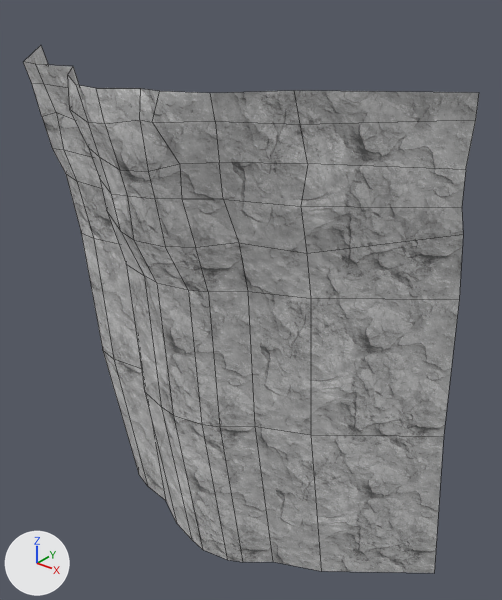
Two versions of the FBX model Assets/Art/Models/Cliff-Rocks/Cliff_Big.fbx, one commit apart.
Rendered twice from a 50 mm lens placed at (646.0, -569.0, 252.0), pointed at (13.0, 222.0, -238.0). The lights are fixed; the arrows at lower left show +X, +Y and +Z. Mesh edges are drawn as thin lines. Where no turn or scale is listed for an object, it has been applied to the vertices.

In view in the first picture: 'Cliff_Big'.
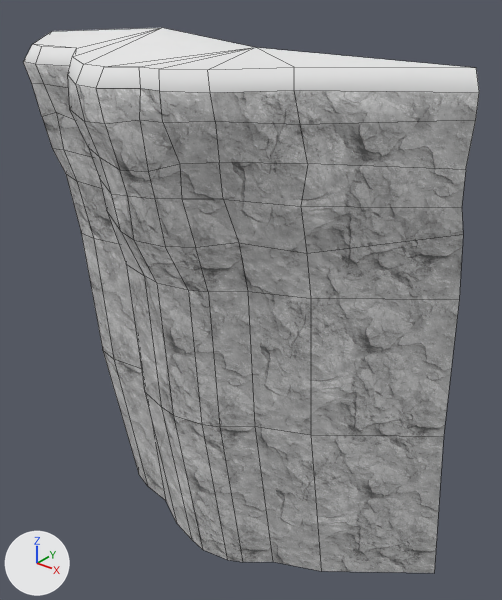
Commit message: cliff updated

What differs and where, as boxes [x1, y1, x2, y2] in the pictures (502 x 600 px):
'Cliff_Big', reshaped: before [23, 46, 479, 573]; after [23, 28, 479, 573]
part 1 of me_cliff_big, built on: before [68, 76, 219, 172]; after [23, 28, 479, 172]

The change in detail:
Material 'Moss' (mat_moss) is new.
Its base color is (0.8, 0.8, 0.8) (white #e7e7e7).
Its roughness is 0.768.
me_cliff_big is used by ob_cliff_big; location (0.0, 0.0, 0.0).
me_cliff_big had 96 vertices, 77 faces and spanned x -438.0..349.0, y -31.0..337.0, z -720.0..125.0.
me_cliff_big now has 110 vertices, 98 faces and spans x -438.0..349.0, y -31.0..337.0, z -720.0..168.0.
Part 1, on me_cliff_big:
2 vertices move from x -45.0..52.0, y -23.0..-8.0, z 77.0..87.0 to x -53.0..63.0, y -22.0..-2.0, z 77.0..87.0.
14 vertices are added at x -418.0..332.0, y -20.0..227.0, z 143.0..168.0.
21 new faces join them, mat_moss (white #e7e7e7).
me_cliff_big now uses material mat_moss (white #e7e7e7).
